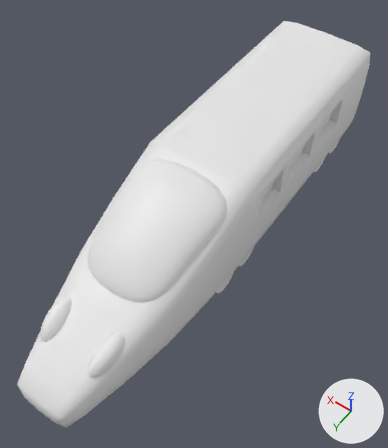
One commit to the FBX model Assets/models/pedolino.FBX: the scene before it, then after it.
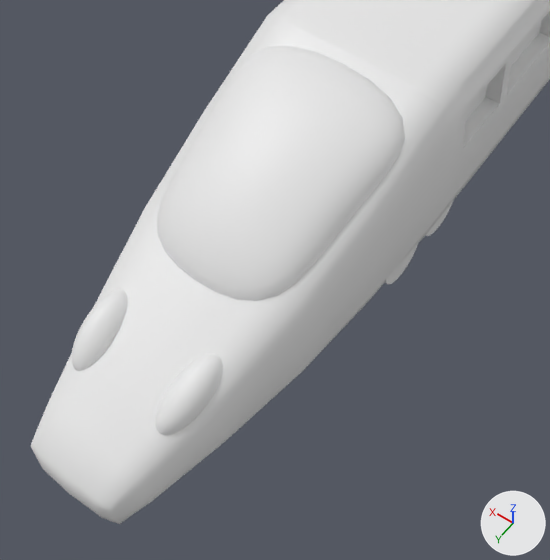
The first picture shows the older version from a 50 mm camera at (-5.44, 9.13, 13.17) aimed at (-0.09, 1.63, 1.4). The close-ups show both versions on the part from 0% to 80% of the width and 30% to 100% of the height of that picture; other places that the commit changed are outside them. Every picture has the same lights, and +X, +Y and +Z are marked at lower right. Where no turn or scale is listed for an object, it has been applied to the vertices.
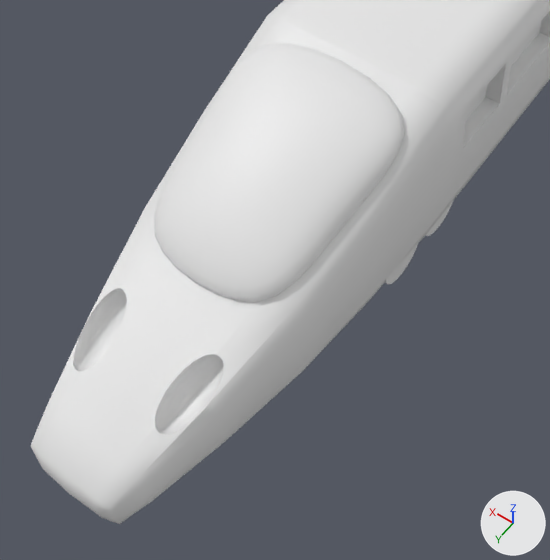
Location of each change, [x1, y1, x2, y2] in pixels of the close-ups (550 x 560 px):
'Sphere001', moved, rescaled
    before: [157, 46, 405, 301]
    after: [154, 43, 404, 302]
'Sphere003', deleted
    before: [156, 354, 223, 435]
'Sphere002', deleted
    before: [72, 289, 128, 371]
part 1 of me_mesh, built on
    both: [46, 208, 296, 479]

What the commit changed:
me_mesh is used by ob_box001; location (0.0, 2.09, 0.5).
me_mesh had 281 vertices, 273 faces and spanned x -1.64..1.64, y -7.77..5.64, z -0.31..3.0.
me_mesh now has 880 vertices, 1756 faces and spans x -1.64..1.64, y -7.77..5.64, z -0.31..3.0.
me_mesh part 1: 2 vertices removed from x -0.74..0.74, y 3.91, z 1.23; 633 vertices added at x -1.06..1.06, y 3.34..4.52, z 0.78..1.41.
Object 'Sphere001' (ob_sphere001) moves from (0.0, 3.24, 2.68) to (0.0, 3.28, 2.78).
Object 'Sphere001' (ob_sphere001) is rescaled from (0.017, 0.0258, 0.00714) to (0.017, 0.0258, 0.00616).
Object 'Sphere003' (ob_sphere003) is deleted.
Object 'Sphere002' (ob_sphere002) is deleted.
